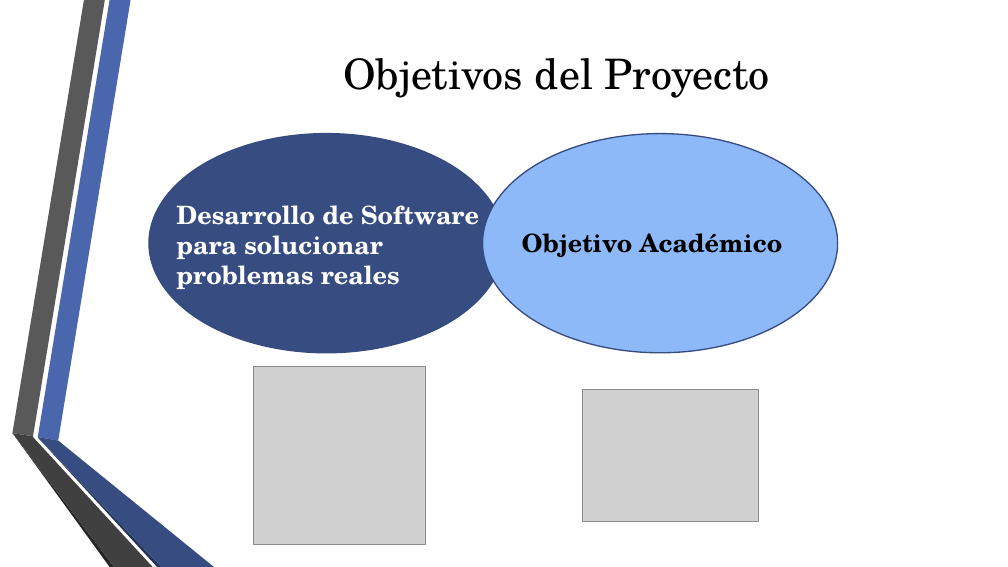
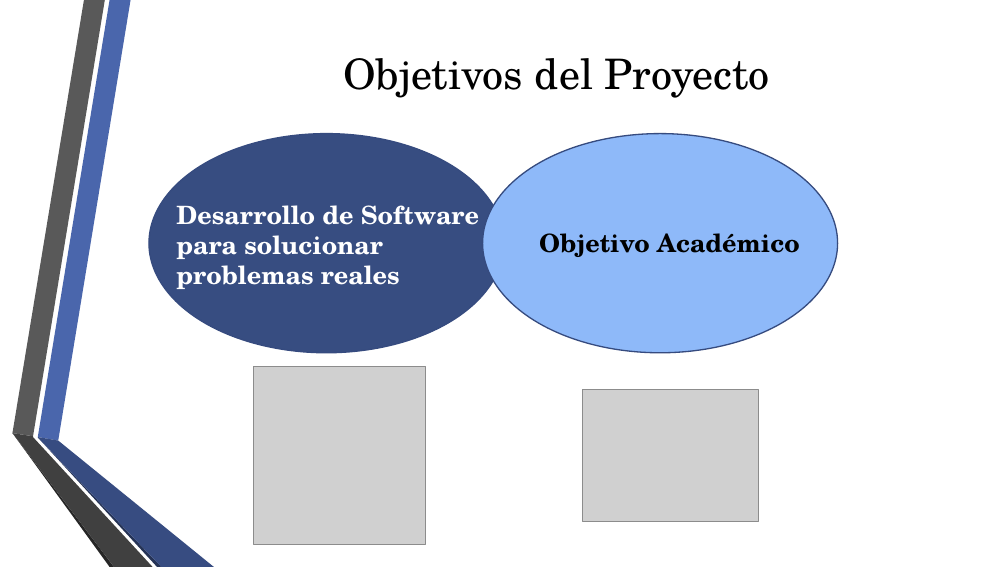
Before and after one commit to fge23/Sistema-VASPA, a slide deck: slide 6 of Presentaciones/Presentación VASPA - Diciembre 2020 - Examen Final/Presentación VASPA - Diciembre 2020 - Examen Final.pptx. Drawn at 1008x567 pixels with LibreOffice and Linux fonts; fonts in the diff are those of the drawing; grey boxes stand for pictures; background and template pictures are left out. Boxes give left, top, right and bottom in pixels: in the first picture for what was removed or moved away, otherwise in the second. Text is boxed around its words. In the diff, an @@ line names an element or a change of style, - is before the commit and + after.

```diff
--- a/Presentaciones/Presentación VASPA - Diciembre 2020 - Examen Final/Presentación VASPA - Diciembre 2020 - Examen Final.pptx
+++ b/Presentaciones/Presentación VASPA - Diciembre 2020 - Examen Final/Presentación VASPA - Diciembre 2020 - Examen Final.pptx
@@ text "Objetivo Académico": place and size @@
-text "Objetivo Académico" at bbox=[522, 233, 782, 257]
+text "Objetivo Académico" at bbox=[539, 233, 800, 257]
```
Also in this commit, not shown: 5 other slides changed.
